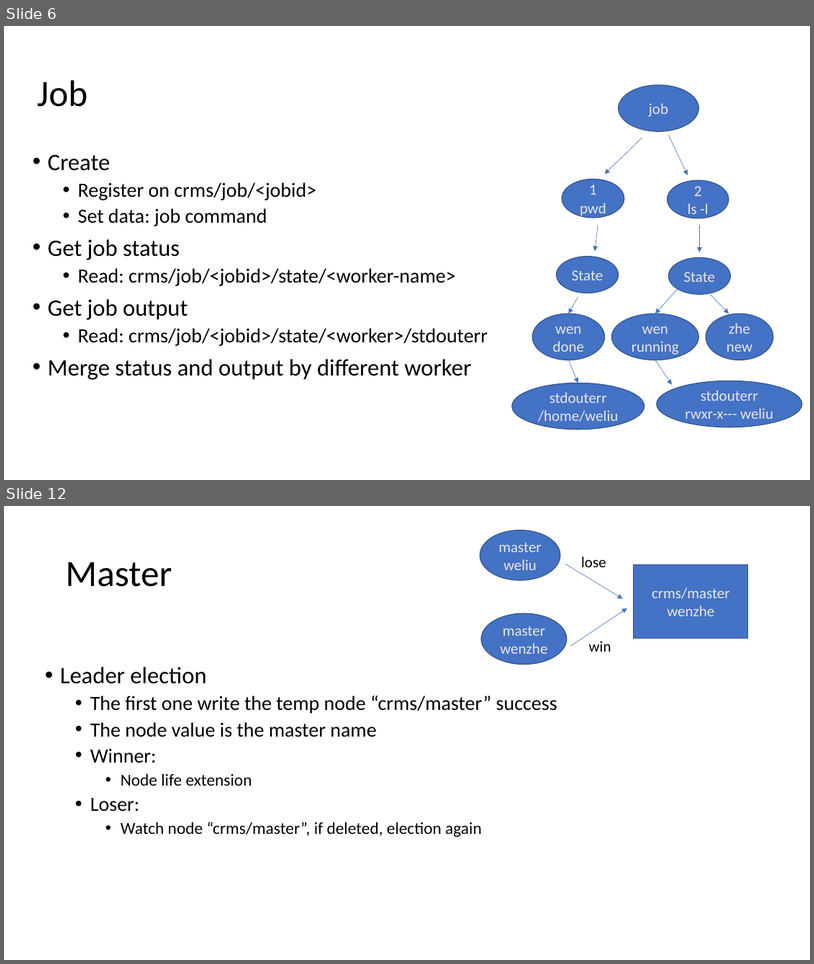
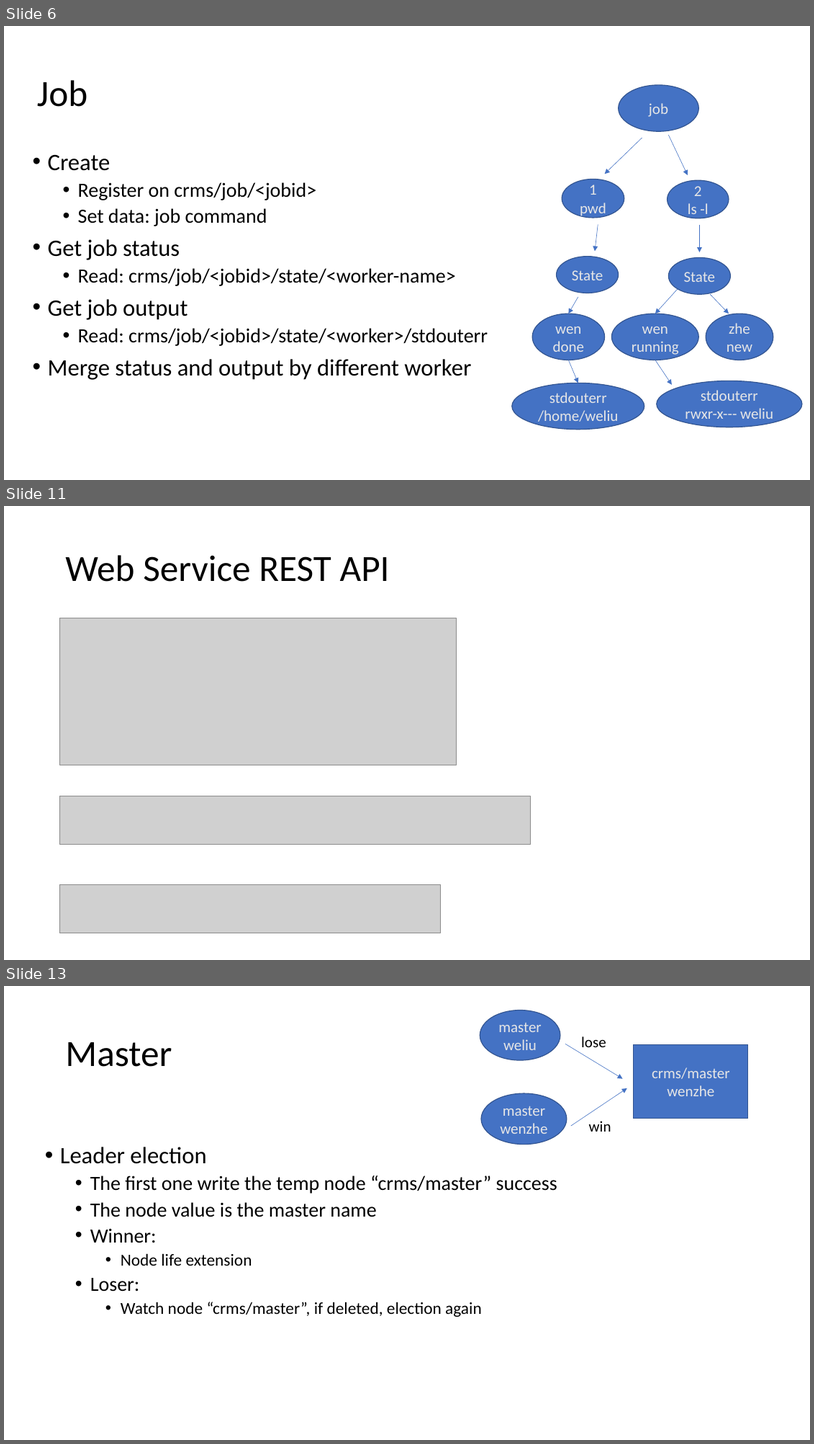
Before and after one commit to 465583030/GoCRMS, a slide deck: doc/GoCRMS.pptx. Shown one above the other, each under a label of ours: slides 6 and 12 before the commit, slides 6, 11 and 13 after it; the slides between them are not shown. The pictures are 814x964 and 814x1444 pixels, drawn with LibreOffice and Linux fonts; fonts in the diff are those of the drawing; grey boxes stand for pictures. Boxes give left, top, right and bottom in pixels: in the first picture for what was removed or moved away, otherwise in the second. Text is boxed around its words. In the diff, an @@ line names an element or a change of style, - is before the commit and + after.

```diff
--- a/doc/GoCRMS.pptx
+++ b/doc/GoCRMS.pptx
@@ slide 11 added at (x1=4, y1=506, x2=810, y2=960), background #E6E6E6 @@
@@ title added at (x1=65, y1=555, x2=390, y2=582), 44 pt, text #000000 @@
+Web Service REST API
@@ picture added at (x1=59, y1=618, x2=456, y2=765) @@
@@ picture added at (x1=59, y1=796, x2=531, y2=844) @@
@@ picture added at (x1=59, y1=885, x2=441, y2=933) @@
@@ what was slide 12 is now slide 13 @@
```
Also in this commit, not shown: 8 slides changed, 7 other files.
